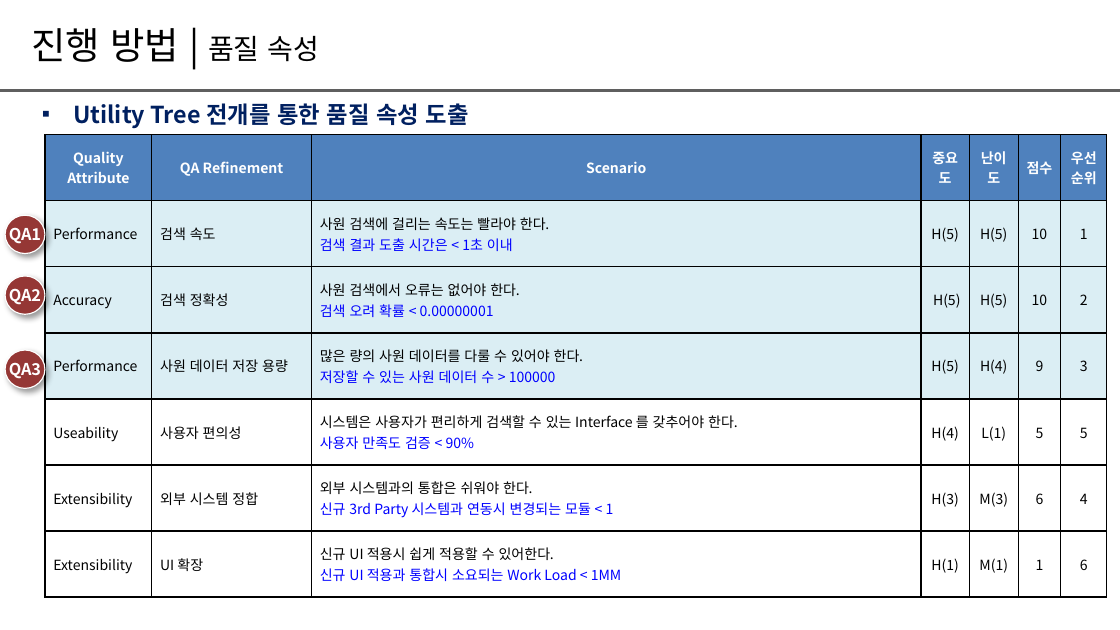
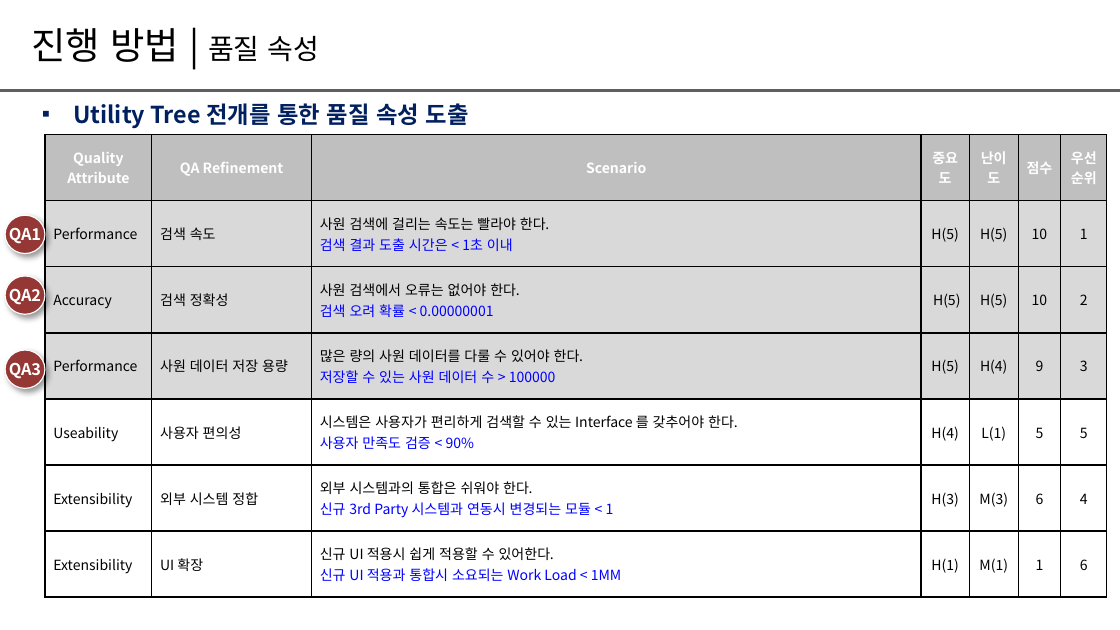
Before and after one commit to dongyub1015/Hit, a slide deck: slide 7 of Doc/CRA팀프로젝트_22년_9차_H팀_Hit.pptx (slide 16 before the commit). Drawn at 1120x630 pixels with LibreOffice and Linux fonts; fonts in the diff are those of the drawing. Boxes give left, top, right and bottom in pixels: in the first picture for what was removed or moved away, otherwise in the second. Text is boxed around its words. In the diff, an @@ line names an element or a change of style, - is before the commit and + after.

```diff
--- a/Doc/CRA팀프로젝트_22년_9차_H팀_Hit.pptx
+++ b/Doc/CRA팀프로젝트_22년_9차_H팀_Hit.pptx
@@ table at (45,134,1107,597) @@
@@ fill #4F81BD to #BFBFBF in row 1 @@
@@ fill #DBEEF4 to #D9D9D9 in 21 cells @@
```
Also in this commit, not shown: 4 other slides changed.
